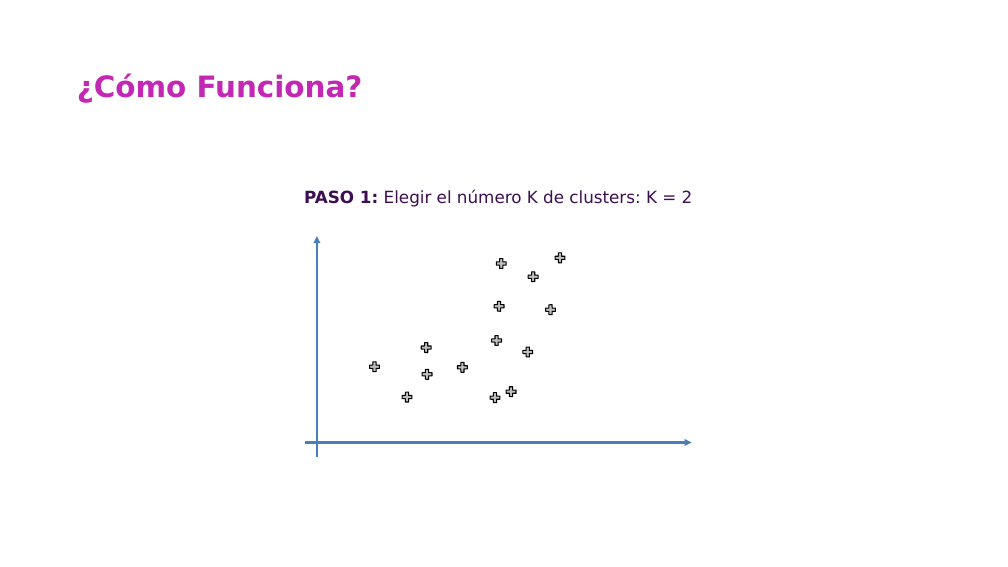
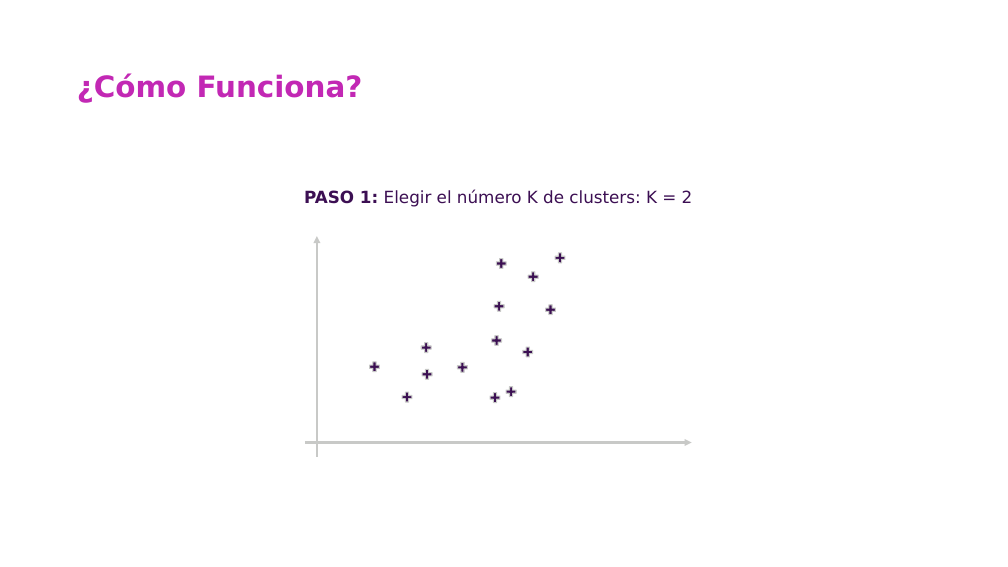
Before and after one commit to csameshiman/Axity_Curso_ML_2023, a slide deck: slide 10 of Diapositivas/Parte 04.Clustering/04_01_K-Means_Clustering.pptx. Drawn at 1008x567 pixels with LibreOffice and Linux fonts; fonts in the diff are those of the drawing; background and template pictures are left out. Boxes give left, top, right and bottom in pixels: in the first picture for what was removed or moved away, otherwise in the second. Text is boxed around its words. In the diff, an @@ line names an element or a change of style, - is before the commit and + after.

```diff
--- a/Diapositivas/Parte 04.Clustering/04_01_K-Means_Clustering.pptx
+++ b/Diapositivas/Parte 04.Clustering/04_01_K-Means_Clustering.pptx
@@ arrow (317, 457) - (317, 236): stroke #4A7EBB 2.25 pt to #C8C9C7 2.25 pt @@
@@ fill #BFBFBF to #3C1053; outline #000000 1 pt to #C8C9C7 1 pt in 14 elements at (544,304,557,316), (368,360,381,373), (400,391,413,403), (420,341,433,354), (493,300,506,313), (527,270,540,283), (490,334,503,347), (505,385,518,398), (421,368,434,381), (554,251,567,264), (456,361,469,374), (489,391,502,404), (521,345,534,358), (495,257,508,270) @@
@@ arrow (305, 442) - (692, 442): stroke #4A7EBB 2.25 pt to #C8C9C7 2.25 pt @@
```
Also in this commit, not shown: 24 other slides changed, 13 slides removed.
